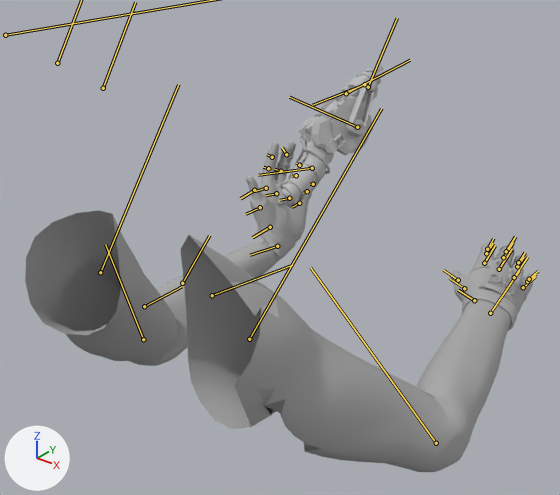
The FBX model Year3Proto3/Assets/Models/FirstPersonArms.FBX: old version first, new version second.
Camera for both pictures: a 50 mm camera at (0.706, -0.625, 1.919) aimed at (-0.035, 0.3, 1.345). Lighting does not change. The marker at lower left points along +X, +Y and +Z. Both versions are drawn at frame 190 of the action 'Take 001'; the numbers are the values there. The bones that bend it are drawn over the model as lines.

Names of what the first picture shows: 'Arm', 'Tool'.
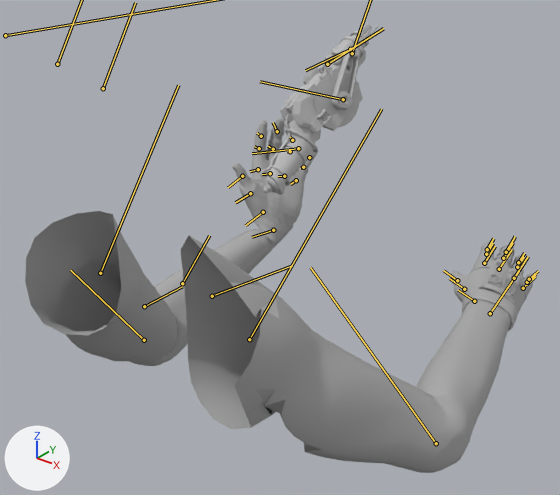
Commit message: Minor updates to player animations

The edits, one by one:
Bone 'Base HumanLForearm' (bone_base_humanlforearm) turns from (-2, 1, 63) to (-2, 1, 75) degrees about its own x, y and z.

Changed parts and their boxes [x1, y1, x2, y2] in the pictures (560 x 495 px):
'Arm', posed (8% taller)
    before: [25, 141, 534, 472]
    after: [25, 117, 534, 473]
'Tool', posed (19% taller)
    before: [276, 64, 390, 208]
    after: [260, 23, 379, 194]
bone 'Base HumanLForearm', root to tip
    before: (143, 339) to (105, 244)
    after: (144, 340) to (70, 270)
